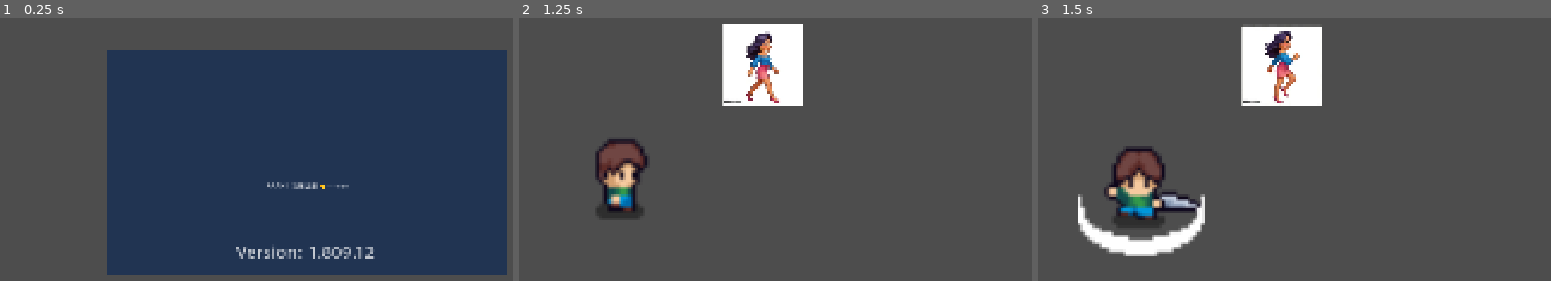
Above: before the commit, frames 1-3 (left to right).
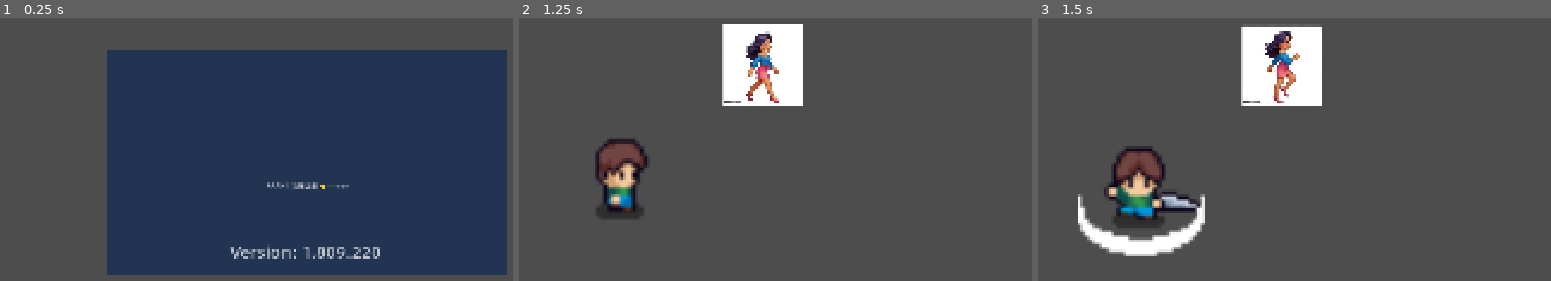
Above: after the commit, the same moments.

Repository: backtend/godothey
Game: Godot game, scene res://Main.tscn
The game is run twice, just before and just after one commit, with the same random seed, the same clock (stepped at 60 frames per second) and the same inputs. This scene is started directly instead of the project's main scene. The engine's default icon, where the game draws it, is replaced by a stand-in: a white triangle on a blue panel in a dark square.
Inputs:
- Up to frame 1 (0.25 s): no input
- Up to frame 2 (1.25 s): tap Enter at 0.5 s; hold D (right) from 0.53 s (still down); tap J (attack) at 0.6 s
- Up to frame 3 (1.5 s): release D (right) at 1.28 s; hold S (down) from 1.28 s (still down); tap J (attack) at 1.35 s

The runs differ from the first frame. In frame 1, 0.8% of the frame differs, in the area x 44-75%, y 87-92%; in frame 2, nothing differs; in frame 3, nothing differs.

Commit message:
重构上传逻辑，修改版本检查函数名并添加SHA256哈希支持；更新项目版本号和配置

Diff:
--- a/project/project.godot
+++ b/project/project.godot
@@ -11,7 +11,7 @@
 [application]
 
 config/name="GODOTHEY"
-config/version="1.809.12"
+config/version="1.809.220"
 run/main_scene="uid://b2e5g0ixxl0fv"
 config/features=PackedStringArray("4.6", "Mobile")
 config/icon="res://icon.svg"
--- a/project/scripts/logics/WelcomeLogic.gd
+++ b/project/scripts/logics/WelcomeLogic.gd
@@ -19,7 +19,7 @@
         print("初始化请求发起失败: %s" % _msg)
         return "res://scenes/home/Home.tscn"
 
-    print("初始化JSON解析成功: %s" % _data)
+    print("初始化JSON解析成功的: %s" % _data)
 
     # 是否需要升级
     if _data.get("goto_upgrade", false):
Not shown, changed: project/export_presets.cfg
Not shown, changed: bb_package_and_push.py
Not shown, changed: bb_program_and_push.py
